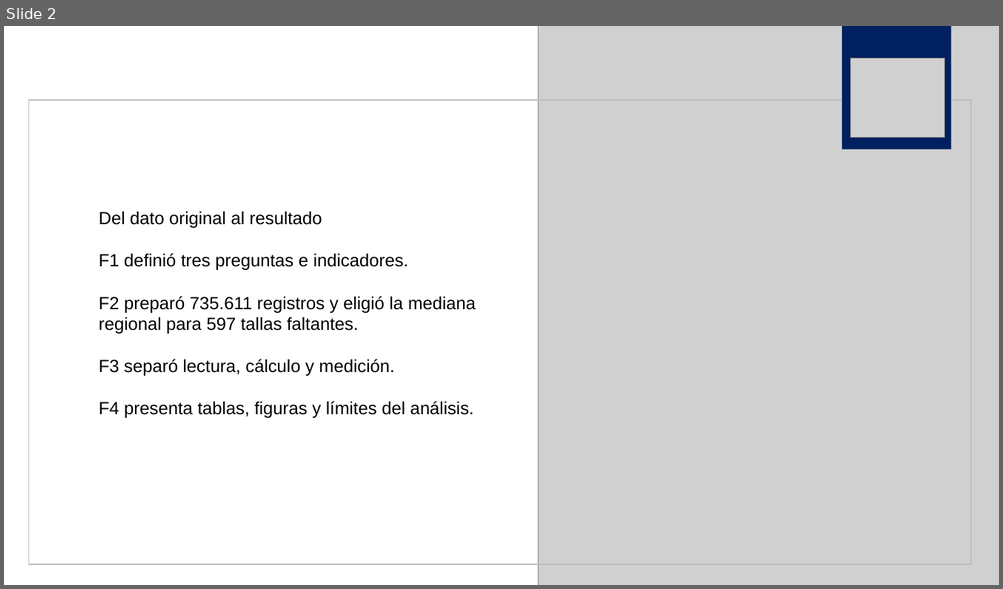
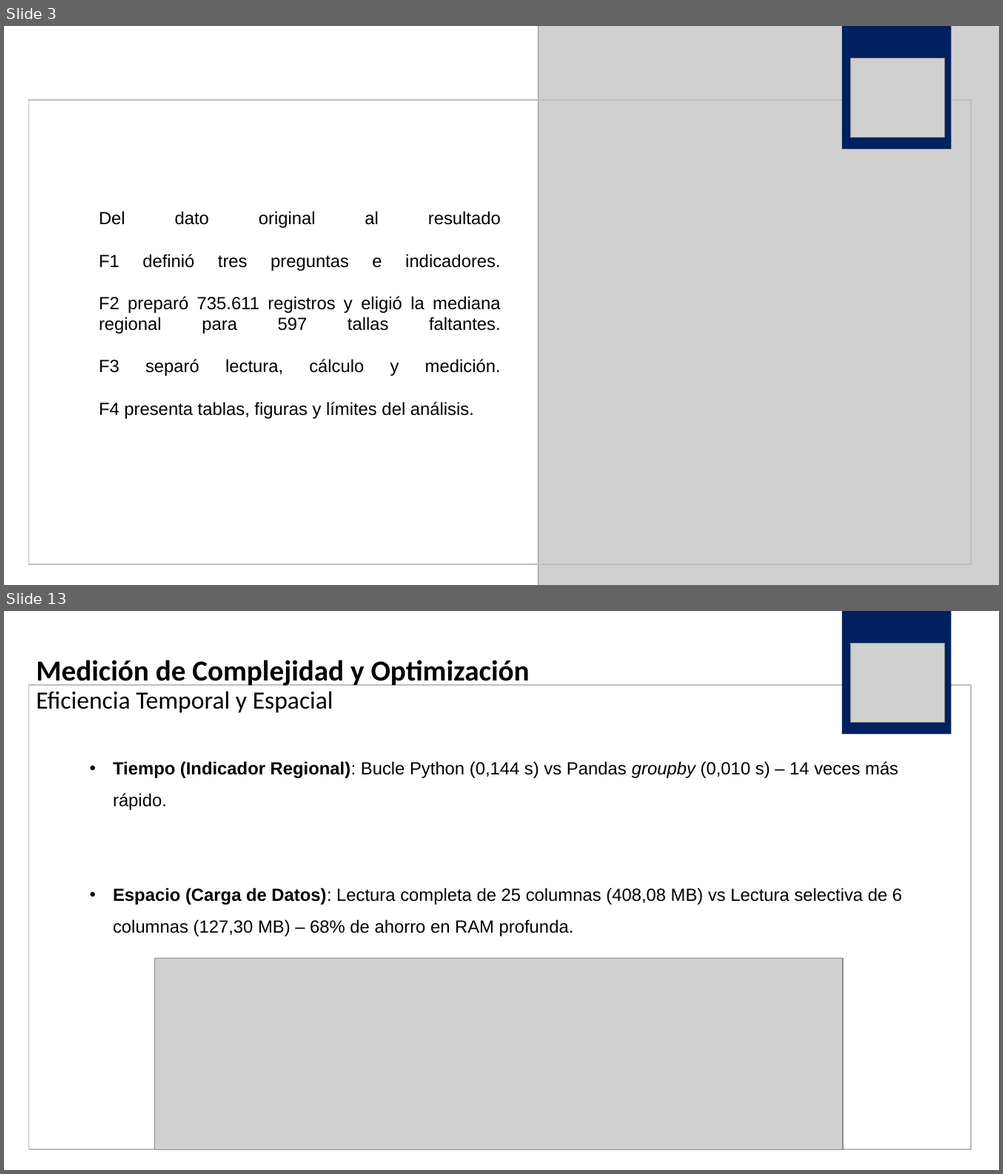
Before and after one commit to jorgealtamiranonavarrete-art/proyecto-grupo2, a slide deck: F4/f4_presentacion_grupo2.pptx. Shown one above the other, each under a label of ours: slide 2 before the commit, slides 3 and 13 after it; the slides between them are not shown. The pictures are 1003x589 and 1003x1174 pixels, drawn with LibreOffice and Linux fonts; fonts in the diff are those of the drawing; grey boxes stand for pictures. Boxes give left, top, right and bottom in pixels: in the first picture for what was removed or moved away, otherwise in the second. Text is boxed around its words. In the diff, an @@ line names an element or a change of style, - is before the commit and + after.

```diff
--- a/F4/f4_presentacion_grupo2.pptx
+++ b/F4/f4_presentacion_grupo2.pptx
@@ slide 13 added at [4,611,999,1170], background #FFFFFF @@
@@ rectangle added at [842,611,950,734], fill #002060 @@
@@ picture added at [851,643,945,722] @@
@@ title added at [36,660,529,713], 28 pt, text #000000, bold @@
+Medición de Complejidad y Optimización
+Eficiencia Temporal y Espacial
@@ rectangle added at [28,685,971,1150], outline #BFBFBF 1 pt @@
@@ text added at [113,761,902,937], 17 pt, text #000000 @@
+• Tiempo (Indicador Regional): Bucle Python (0,144 s) vs Pandas groupby (0,010 s) – 14 veces más rápido.
+• Espacio (Carga de Datos): Lectura completa de 25 columnas (408,08 MB) vs Lectura selectiva de 6 columnas (127,30 MB) – 68% de ahorro en RAM profunda.
@@ picture added at [155,959,842,1150] @@
@@ what was slide 2 is now slide 3 @@
@@ slide 3 changed as well @@
@@ text "Del dato original al resultado ..." at [99,211,501,419]: alignment left to justified @@
```
Also in this commit, not shown: 2 other slides changed, 15 other slides added, 3 slides removed.
